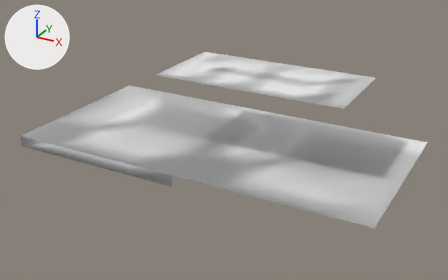
One commit to the Blender file Content/Placeable/RoadModule/D1/D1.blend: the scene before it, then after it.
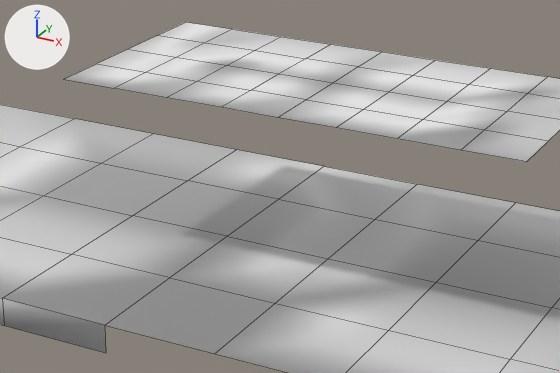
Old and new are each drawn whole from a 50 mm camera at (20.15, -21.88, 10.93) aimed at (8.34, -0.39, 0.19) and again close up on the part from 29% to 80% of the width and 15% to 70% of the height. The lights are fixed; the arrows at upper left show +X, +Y and +Z. The close-ups show mesh edges as thin lines.

The first close-up shows 'road'.
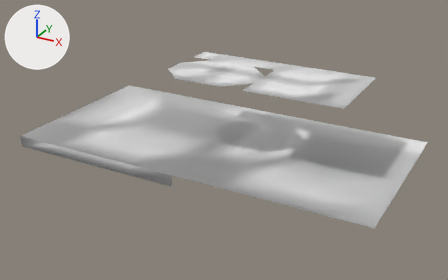
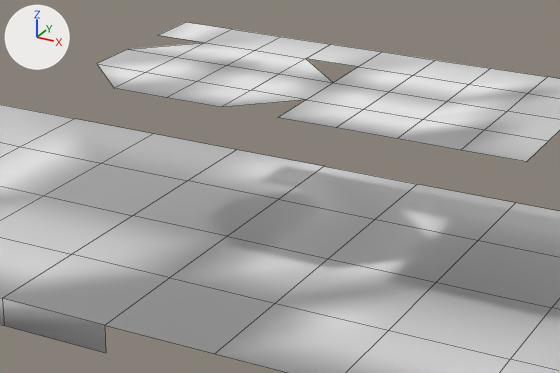
Where the change shows, as pixel boxes [x1, y1, x2, y2] in the close-ups (560 x 373 px; the box of a moved part takes in the faces that stretch with it):
part 1 of me_transform5, moved or reshaped: before [222, 59, 357, 117]; after [223, 59, 332, 107]
part 2 of me_transform5, moved or reshaped: before [64, 35, 205, 88]; after [97, 43, 204, 88]

The edits, one by one:
me_transform5 has 103 vertices, 76 faces and spans x 0.0..1600.0, y -50.0..319.0, z -400.0..400.0.
me_transform5 is used by ob_road; location (0.0, 0.0, 0.0); rotation (1.571, 0.0, 0.0), in degrees (90, 0, 0); scale (0.01, 0.01, 0.01).
Verts and faces of me_transform5; kept vertices keep their numbers, new ones are numbered from 103.
Before the commit, vertices of me_transform5: 58 (1000.0, 319.0, 100.0) at pixel (306, 99), 66 (1000.0, 319.0, -100.0) at pixel (358, 66), 77 (900.0, 319.0, -100.0) at pixel (305, 58), 82 (900.0, 319.0, 0.0) at pixel (279, 73), 83 (1000.0, 319.0, 0.0) at pixel (333, 82).
Before the commit, vertices of me_transform5: 89 (900.0, 319.0, 100.0) at pixel (251, 90), 99 (1000.0, 319.0, 200.0) at pixel (277, 117), 100 (900.0, 319.0, 200.0) at pixel (221, 107).
Before the commit, vertices of me_transform5: 64 (600.0, 319.0, -100.0) at pixel (157, 35), 65 (600.0, 319.0, 0.0) at pixel (128, 49), 69 (700.0, 319.0, -100.0) at pixel (205, 42), 72 (700.0, 319.0, 0.0) at pixel (176, 57), 76 (600.0, 319.0, 200.0) at pixel (63, 79).
Before the commit, vertices of me_transform5: 78 (600.0, 319.0, 100.0) at pixel (96, 63), 87 (700.0, 319.0, 100.0) at pixel (146, 72), 102 (700.0, 319.0, 200.0) at pixel (114, 88).
Part 1, on me_transform5:
Faces deleted: (66, 77, 82, 83), (58, 89, 100, 99).
New faces: (77, 82, 83), (58, 89, 100).
Part 2, on me_transform5:
Vertices deleted: 76 (with the faces that use them).
Faces deleted: (64, 65, 72, 69).
New faces: (65, 72, 69), (78, 102, 87).
